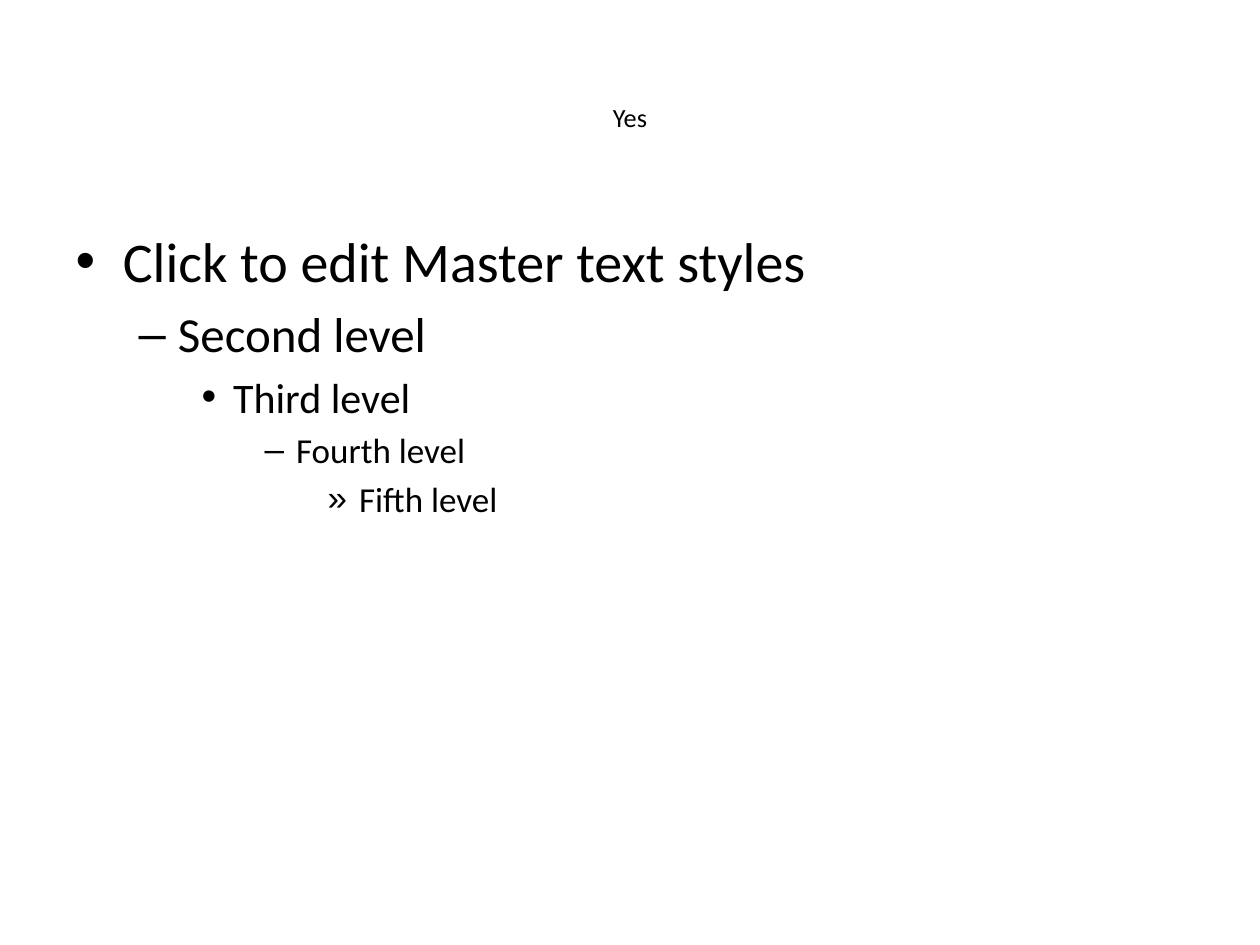
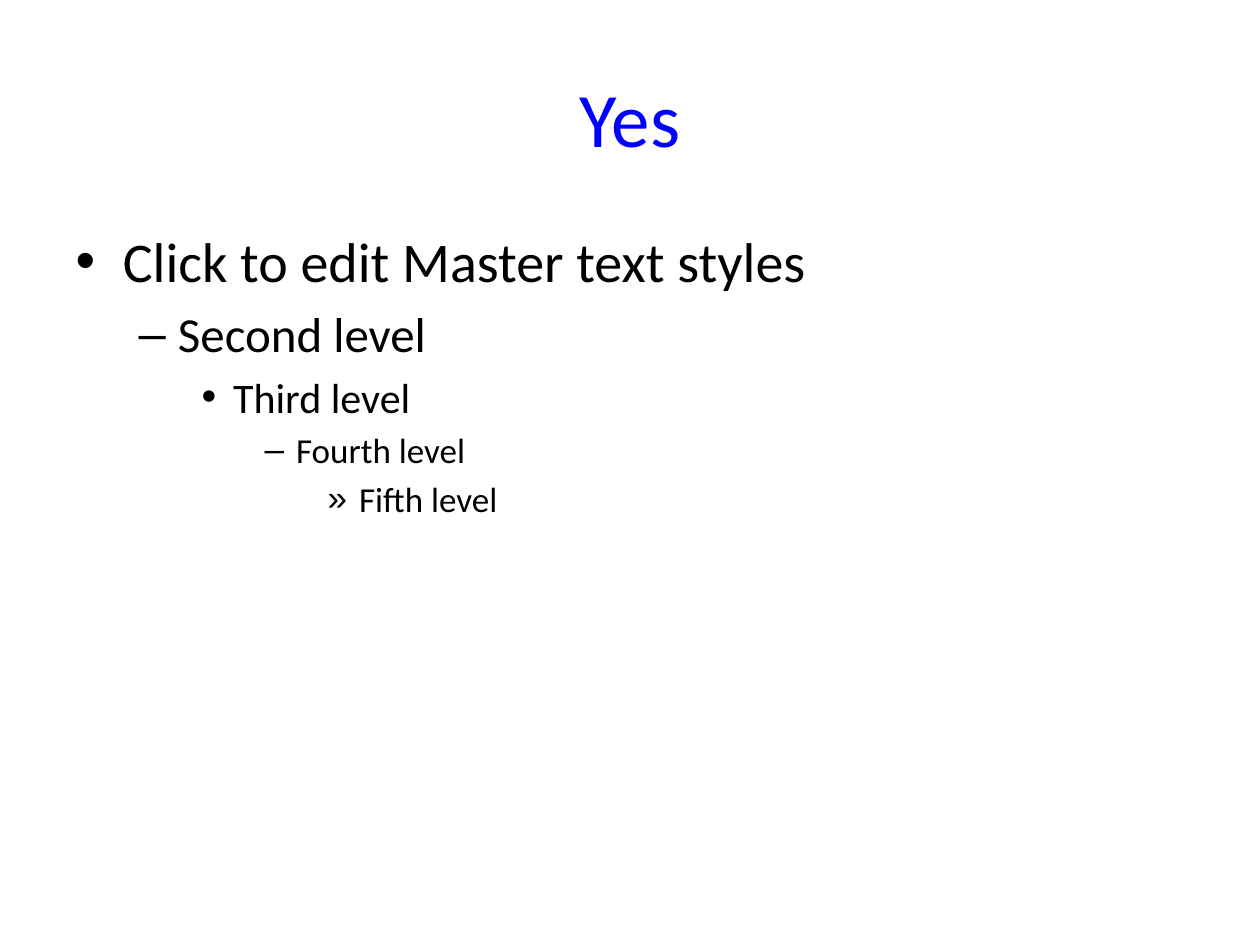
Before and after one commit to monstrotac/JsonConverterProject, a slide deck: slide 2 of JsonConverter/target/classes/OutputFolder/test.pptx. Drawn at 1260x945 pixels with LibreOffice and Linux fonts; fonts in the diff are those of the drawing. Boxes give left, top, right and bottom in pixels: in the first picture for what was removed or moved away, otherwise in the second. Text is boxed around its words. In the diff, an @@ line names an element or a change of style, - is before the commit and + after.

```diff
--- a/JsonConverter/target/classes/OutputFolder/test.pptx
+++ b/JsonConverter/target/classes/OutputFolder/test.pptx
@@ title "Yes" at bbox=[580, 97, 680, 148]: size 15 to 44 pt, text colour #000000 to #0000FF @@
```
Also in this commit, not shown: 1 other slide changed, 8 other files.
